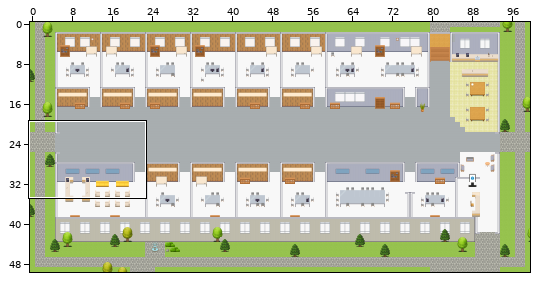
One commit to this Tiled map (JSON): maps/PH-Customer-Engagement-Platform-System-Data-Integration.tmj. Above: a wide view before the commit, with the close-up outlined.
Close-up. Earlier state:
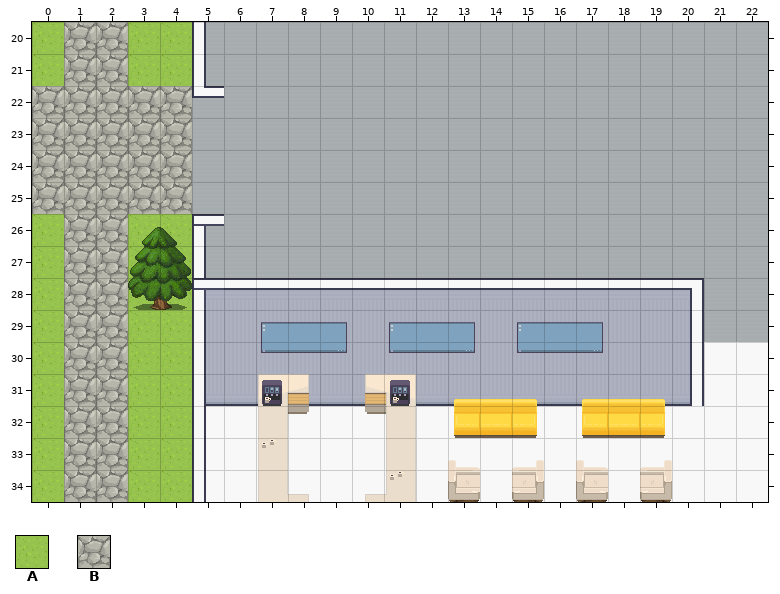
Cells are 32x32 px. Shown: x 0..22, y 20..34. The commit also changed other parts of the map, which this record leaves out.
Key: from "Exterior": A 629, B 638.
_ is an empty cell, # one hidden under a higher layer.
Layers that did not change in this view are not listed.
Layer "outside" before, first column x 0:
20 ABBAA##################
21 ABBAA##################
22 BBBBB##################
23 BBBBB##################
24 BBBBB##################
25 BBBBB##################
26 ABBAA##################
27 ABBAA##################
28 ABBAA##################
29 ABBAA##################
30 ABBAA##################
31 ABBAA##################
32 ABBAA##################
33 ABBAA##################
34 ABBAA##################
After:
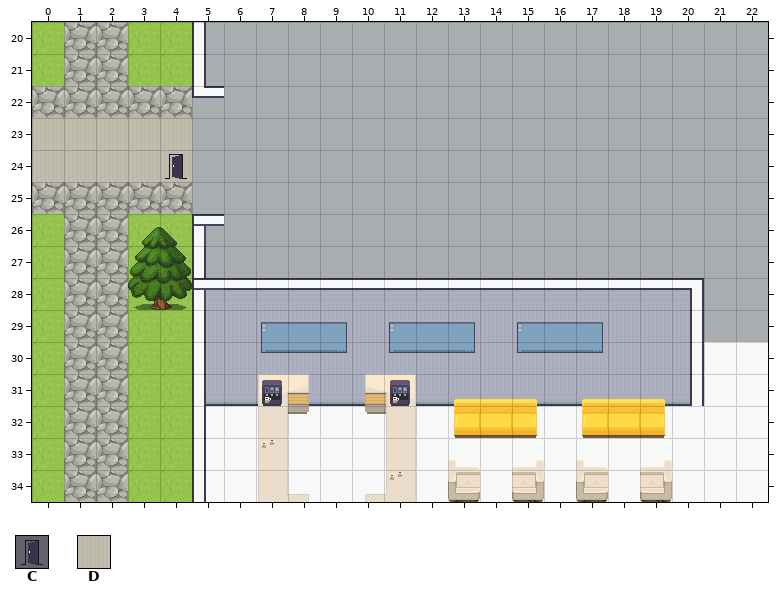
Further tiles: from "User_Zones": C 65; from "room2": D 328.
Changes in this commit:
Changed rows in their new state; . is an unchanged cell.
Layer "outside":
first column x 0:
23 DDDDD
24 DDDDD
Layer "zones":
first column x 4:
24 C
Boxes around the changes in both close-ups, in picture pixels (x1, y1, x2, y2):
changed: (32, 118, 192, 182)
